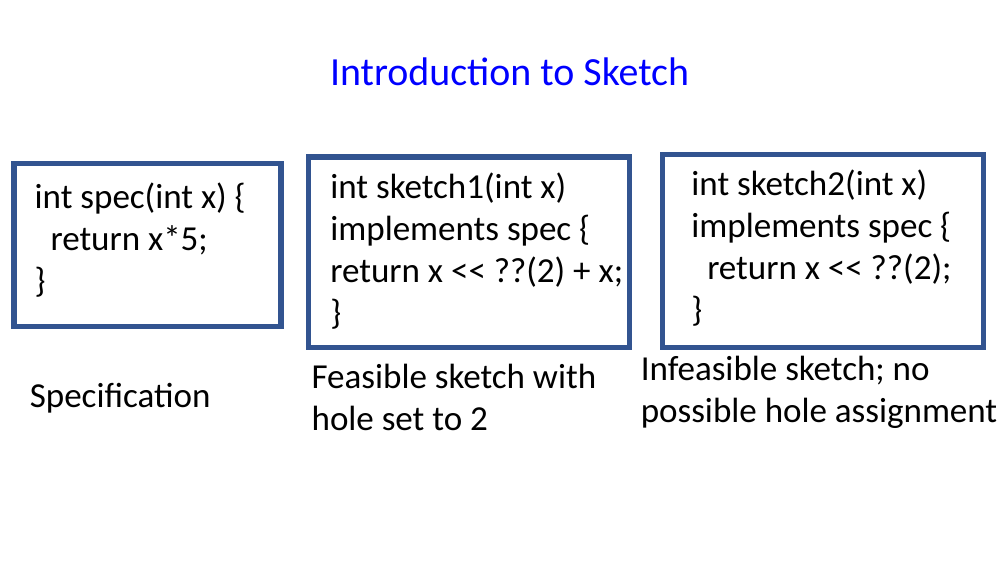
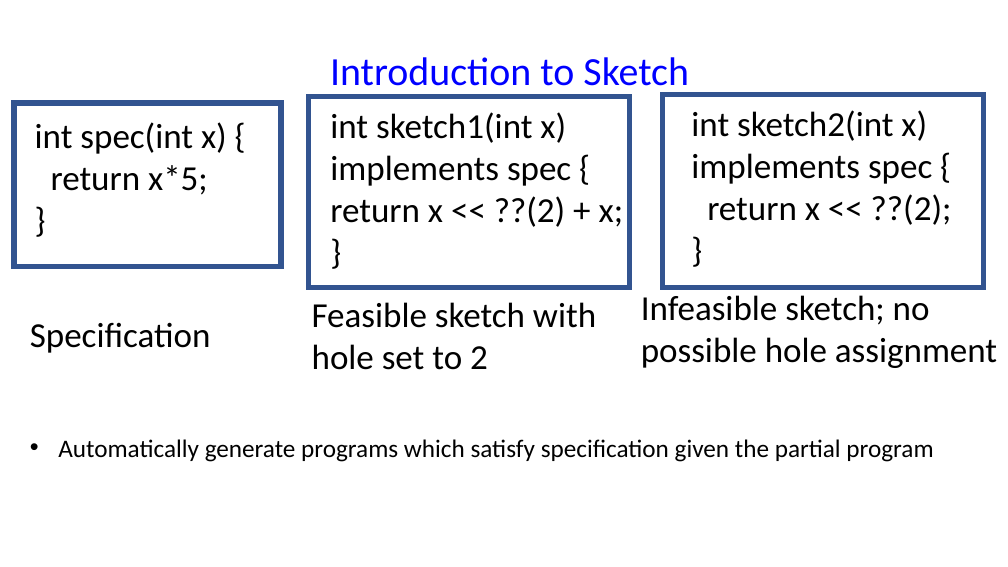
Before and after one commit to chipmunk-project/chipmunk_talk, a slide deck: slide 4 of HotNets_talk.pptx. Drawn at 1008x567 pixels with LibreOffice and Linux fonts; fonts in the diff are those of the drawing. Boxes give left, top, right and bottom in pixels: in the first picture for what was removed or moved away, otherwise in the second. Text is boxed around its words. In the diff, an @@ line names an element or a change of style, - is before the commit and + after.

```diff
--- a/HotNets_talk.pptx
+++ b/HotNets_talk.pptx
@@ 6 texts, 3 rectangles: place and size @@
-6 texts, 3 rectangles at [14, 155, 997, 431]
+6 texts, 3 rectangles at [14, 95, 997, 370]
@@ text added at [58, 439, 933, 462], 24 pt, text #000000 @@
+• Automatically generate programs which satisfy specification given the partial program
```
Also in this commit, not shown: 7 other slides changed, 1 slide added, 1 other file.
